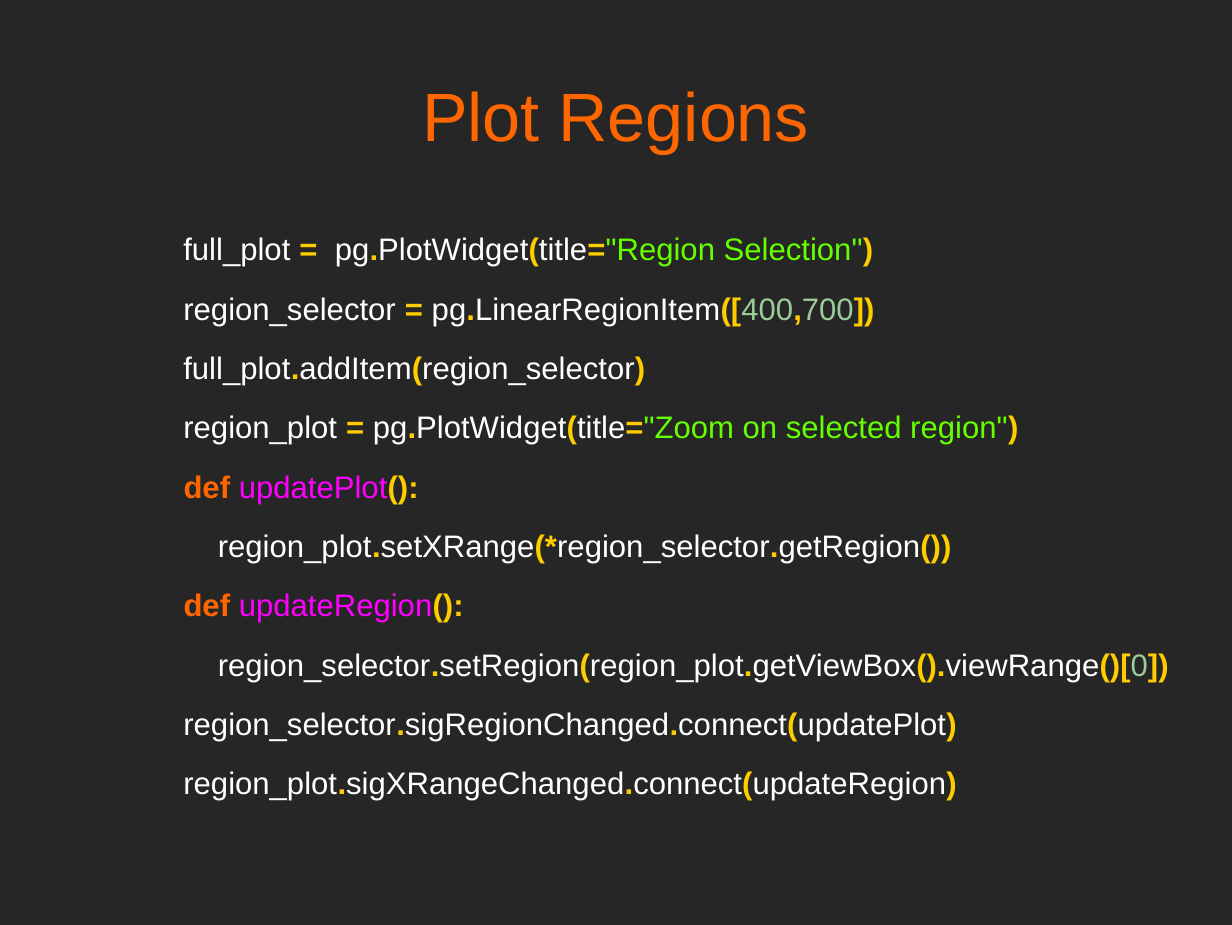
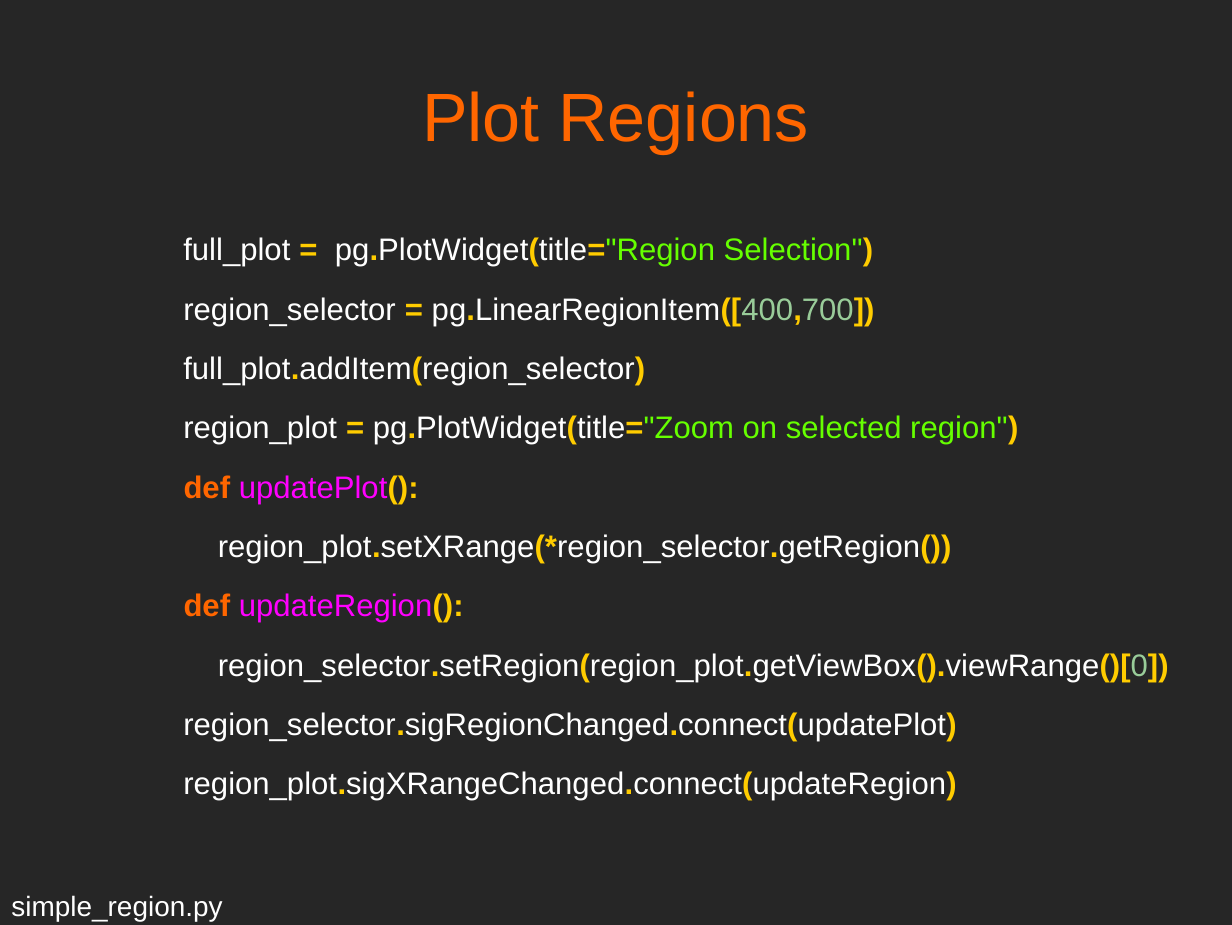
Before and after one commit to mfarhan12/qt-presentation, a slide deck: slide 22 of OPAG QT Presentation.odp. Drawn at 1232x925 pixels with LibreOffice and Linux fonts; fonts in the diff are those of the drawing. Boxes give left, top, right and bottom in pixels: in the first picture for what was removed or moved away, otherwise in the second. Text is boxed around its words. In the diff, an @@ line names an element or a change of style, - is before the commit and + after.

```diff
--- a/OPAG QT Presentation.odp
+++ b/OPAG QT Presentation.odp
@@ text added at box(11, 895, 222, 921), 18 pt, text #FFFFFF @@
+simple_region.py
```
Also in this commit, not shown: 2 other slides changed, 1 other file.
